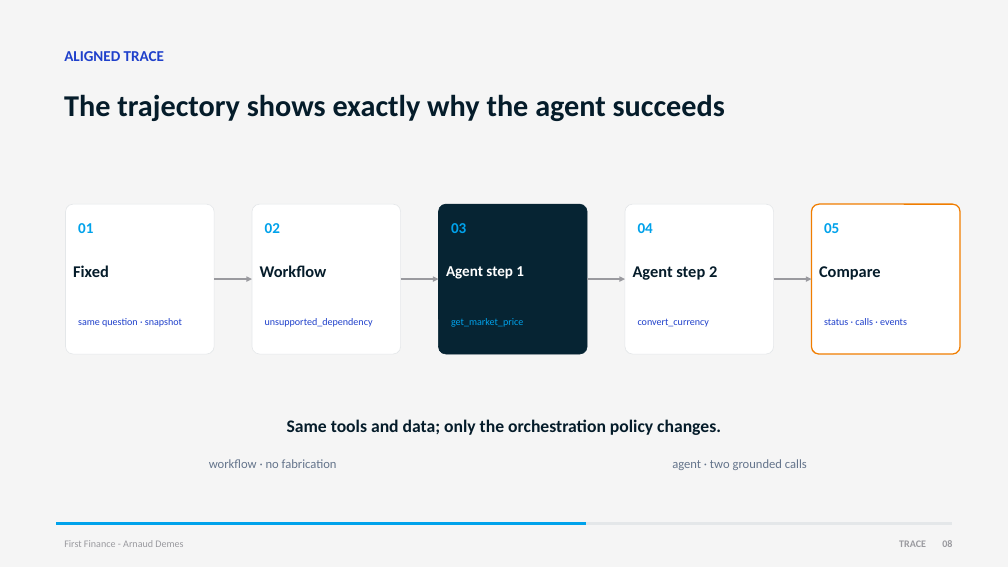
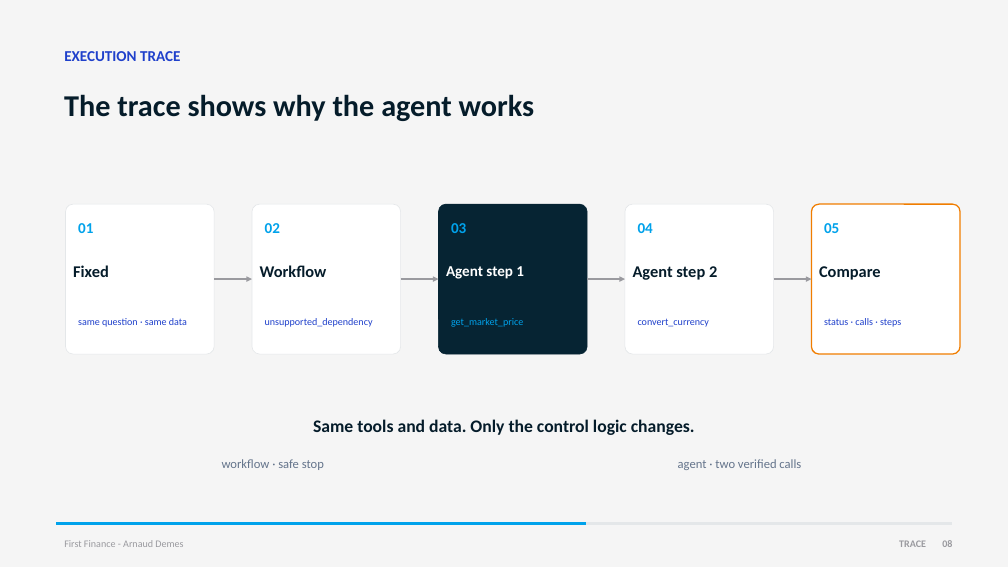
Before and after one commit to Nonocho/finai-academy, a slide deck: slide 8 of decks/08-workflows-vs-agents.pptx. Drawn at 1008x567 pixels with LibreOffice and Linux fonts; fonts in the diff are those of the drawing. Boxes give left, top, right and bottom in pixels: in the first picture for what was removed or moved away, otherwise in the second. Text is boxed around its words. In the diff, an @@ line names an element or a change of style, - is before the commit and + after.

Commit message:
docs: simplify Lesson 08 agent decision deck

```diff
--- a/decks/08-workflows-vs-agents.pptx
+++ b/decks/08-workflows-vs-agents.pptx
@@ text at <box>64,51,180,61</box>: text changed @@
-ALIGNED TRACE
+EXECUTION TRACE
@@ text at <box>64,94,535,121</box>: text changed @@
-The trajectory shows exactly why the agent succeeds
+The trace shows why the agent works
@@ text at <box>78,318,187,327</box>: text changed @@
-same question · snapshot
+same question · same data
@@ text at <box>824,318,901,327</box>: text changed @@
-status · calls · events
+status · calls · steps
@@ text at <box>313,419,695,435</box>: text changed @@
-Same tools and data; only the orchestration policy changes.
+Same tools and data. Only the control logic changes.
@@ text at <box>222,459,324,470</box>: text changed @@
-workflow · no fabrication
+workflow · safe stop
@@ text at <box>678,459,801,470</box>: text changed @@
-agent · two grounded calls
+agent · two verified calls
```
Also in this commit, not shown: 6 other slides changed, 2 slides added, 2 slides removed, 1 other file.
